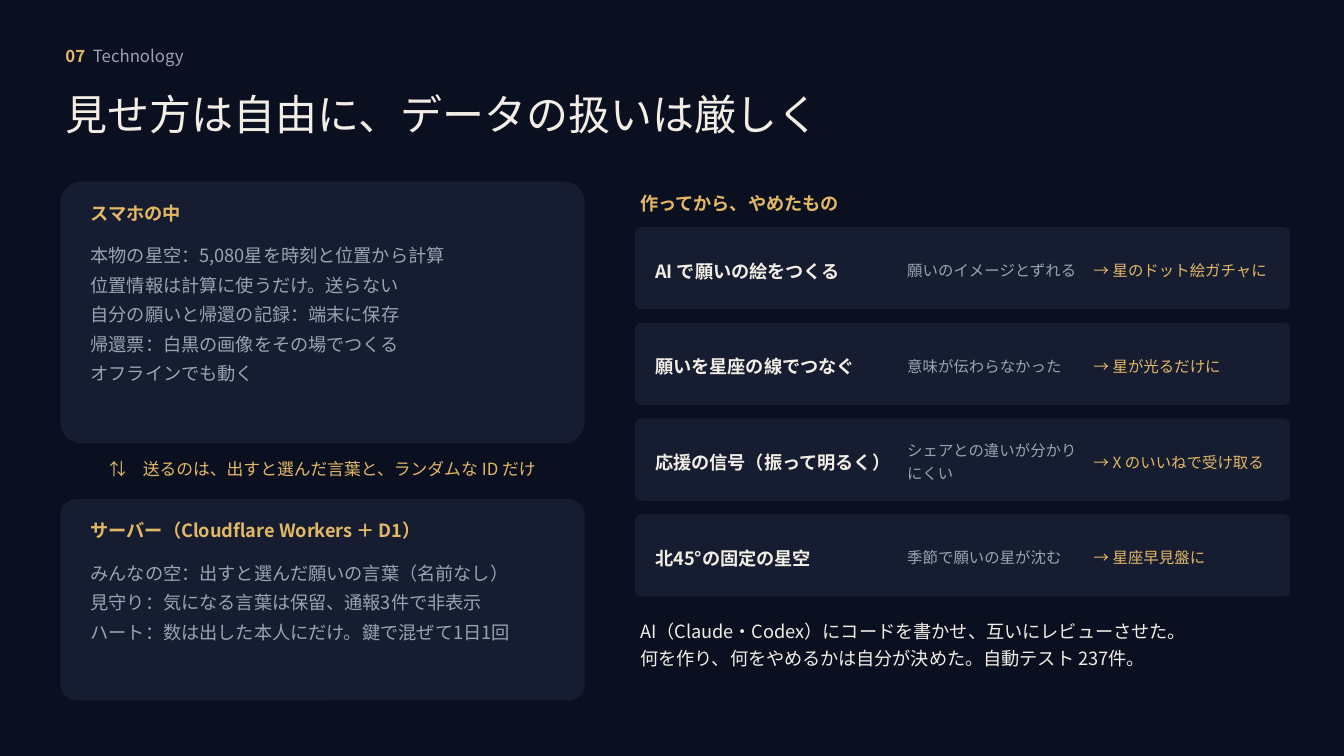
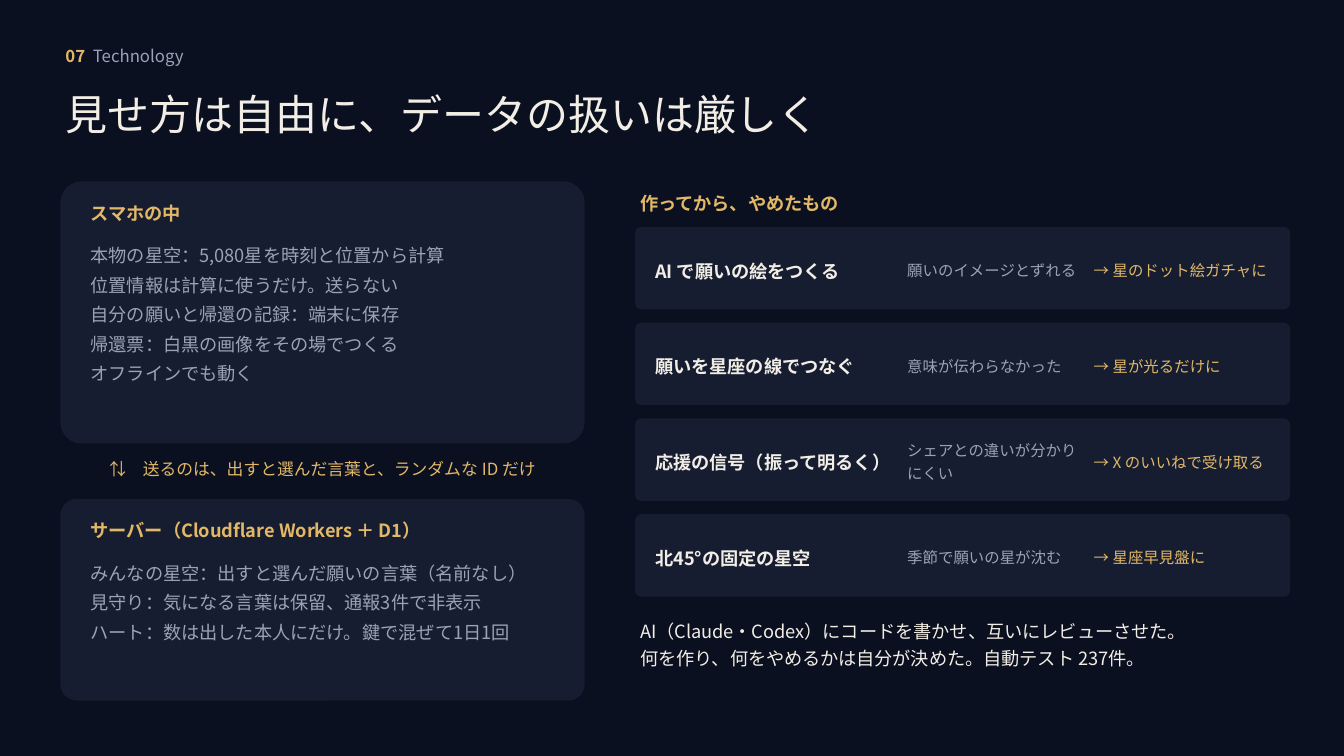
Before and after one commit to mai-san447/hello-earth-25143, a slide deck: slide 9 of deliverables/2026-10-11-gga-selection/MORUNE25143_GGAセレクション_2026-10-11.pptx. Drawn at 1344x756 pixels with LibreOffice and Linux fonts; fonts in the diff are those of the drawing. Boxes give left, top, right and bottom in pixels: in the first picture for what was removed or moved away, otherwise in the second. Text is boxed around its words. In the diff, an @@ line names an element or a change of style, - is before the commit and + after.

```diff
--- a/deliverables/2026-10-11-gga-selection/MORUNE25143_GGAセレクション_2026-10-11.pptx
+++ b/deliverables/2026-10-11-gga-selection/MORUNE25143_GGAセレクション_2026-10-11.pptx
@@ text at (x1=91, y1=564, x2=527, y2=582): text changed @@
-みんなの空：出すと選んだ願いの言葉（名前なし）
+みんなの星空：出すと選んだ願いの言葉（名前なし）
```
Also in this commit, not shown: 4 other slides changed, 3 other files.
